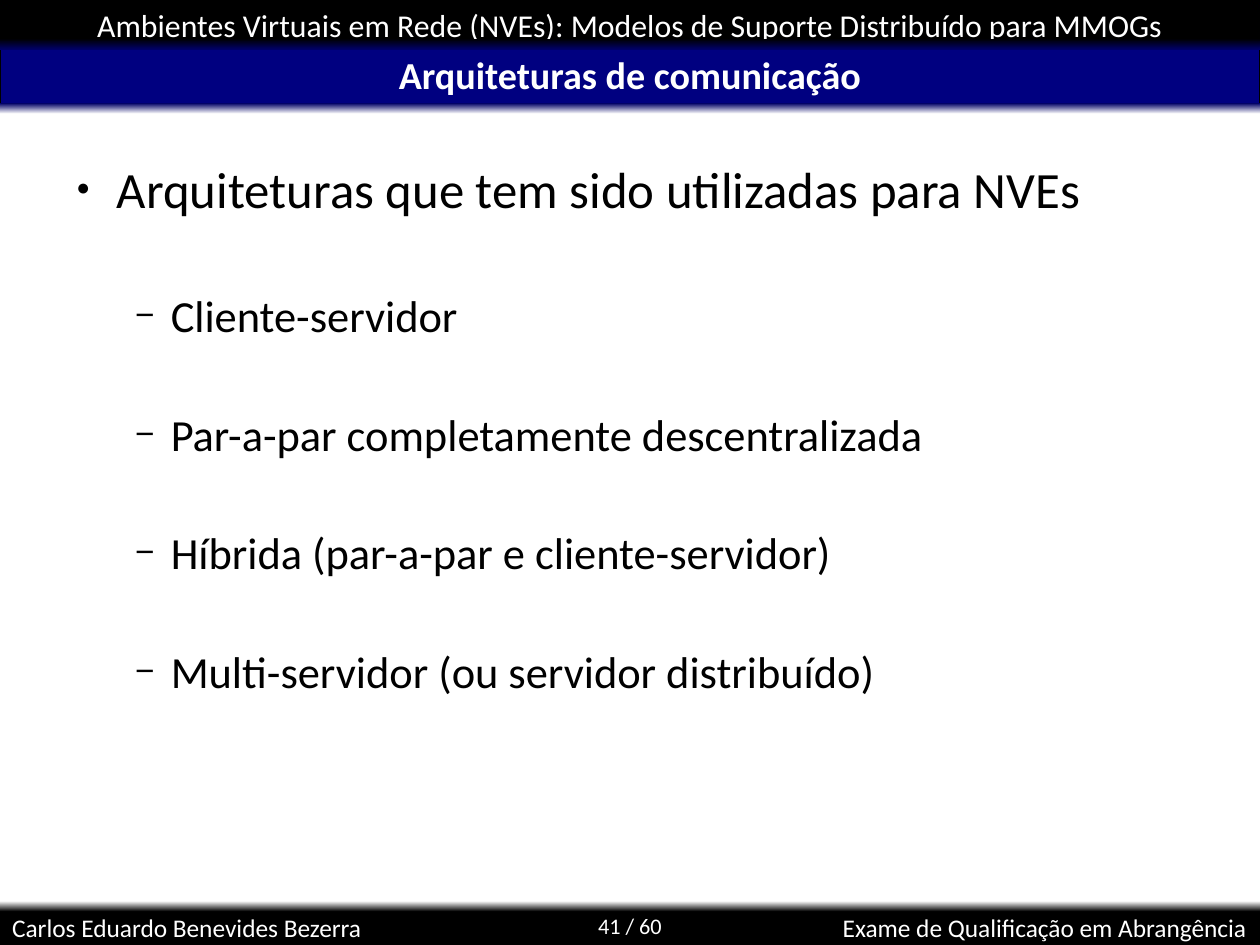
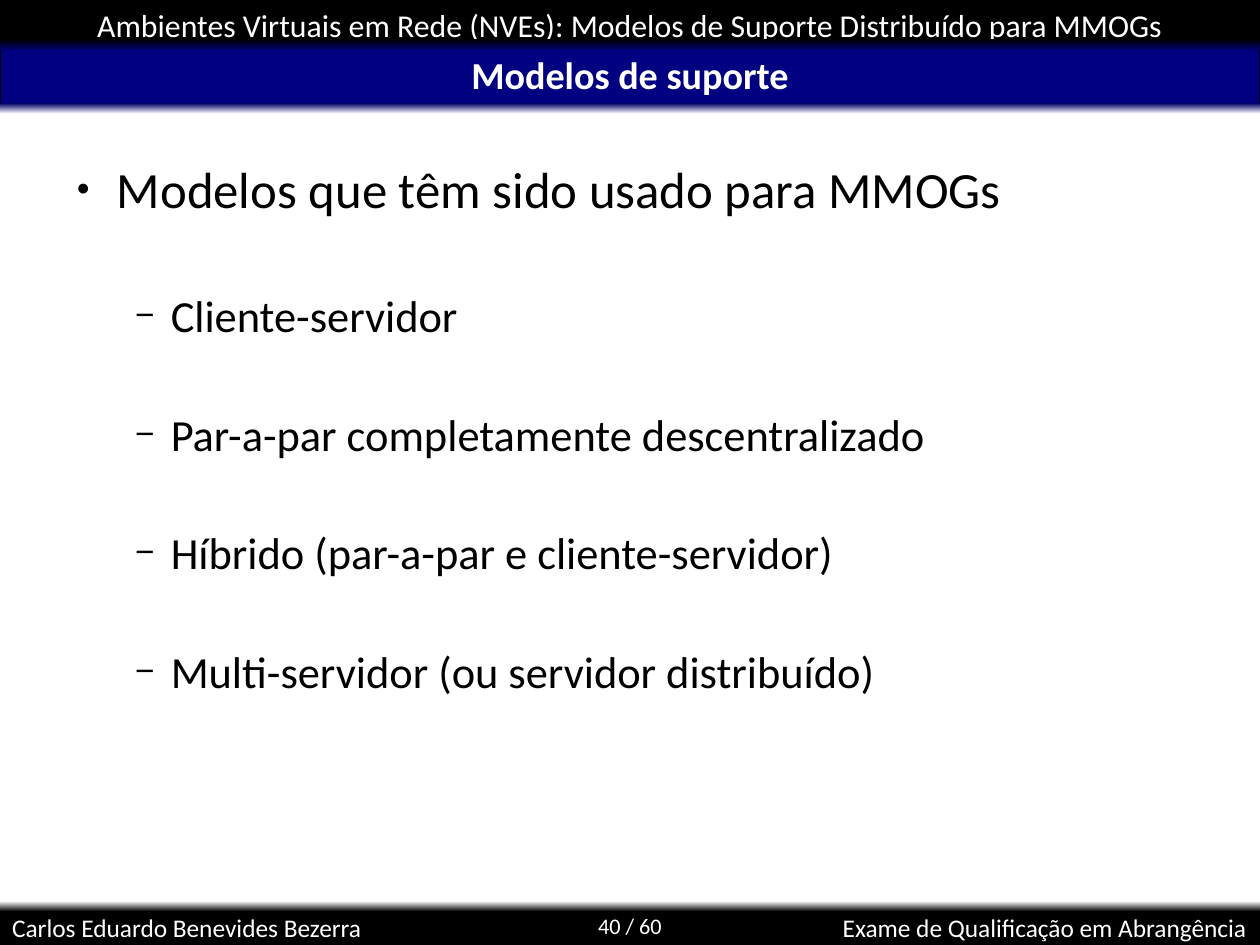
Before and after one commit to kdubezerra/kdubezerra, a slide deck: slide 40 of disciplinas/cmp600/app_turbo.ppt (slide 41 before the commit). Drawn at 1260x945 pixels with LibreOffice and Linux fonts; fonts in the diff are those of the drawing; background and template pictures are left out. Boxes give left, top, right and bottom in pixels: in the first picture for what was removed or moved away, otherwise in the second. Text is boxed around its words. In the diff, an @@ line names an element or a change of style, - is before the commit and + after.

```diff
--- a/disciplinas/cmp600/app_turbo.ppt
+++ b/disciplinas/cmp600/app_turbo.ppt
@@ title at <box>471,62,789,95</box>: text changed @@
-Arquiteturas de comunicação
+Modelos de suporte
@@ text at <box>117,172,1000,217</box>: text changed @@
-● Arquiteturas que tem sido utilizadas para NVEs
+● Modelos que têm sido usado para MMOGs
@@ text at <box>171,420,924,577</box>: text changed @@
-  − Par-a-par completamente descentralizada
-  − Híbrida (par-a-par e cliente-servidor)
+  − Par-a-par completamente descentralizado
+  − Híbrido (par-a-par e cliente-servidor)
@@ page number at <box>598,919,662,934</box>: text changed @@
-41 / 60
+40 / 60
```
Also in this commit, not shown: 12 other slides changed, 1 slide removed.
